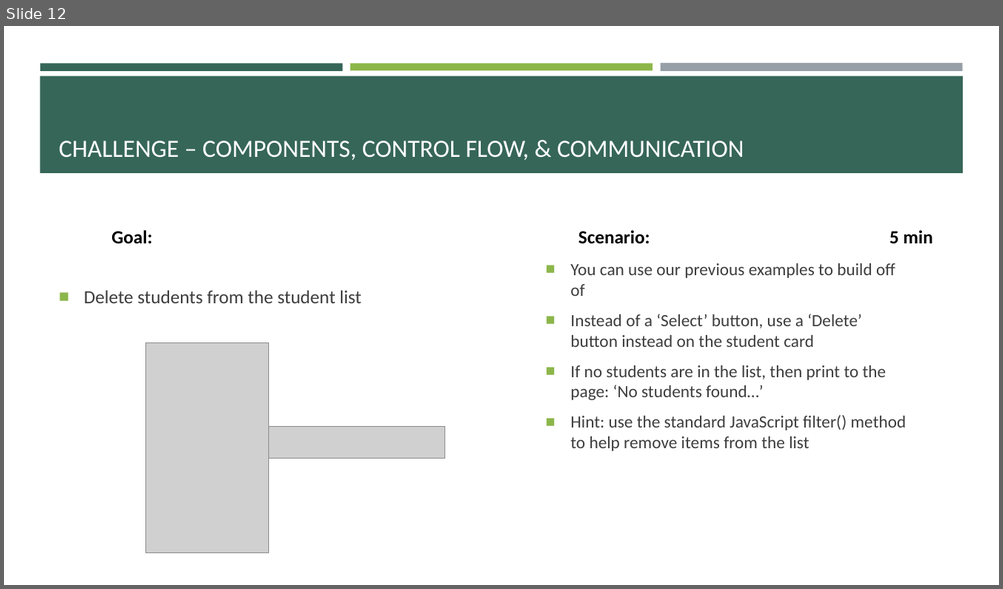
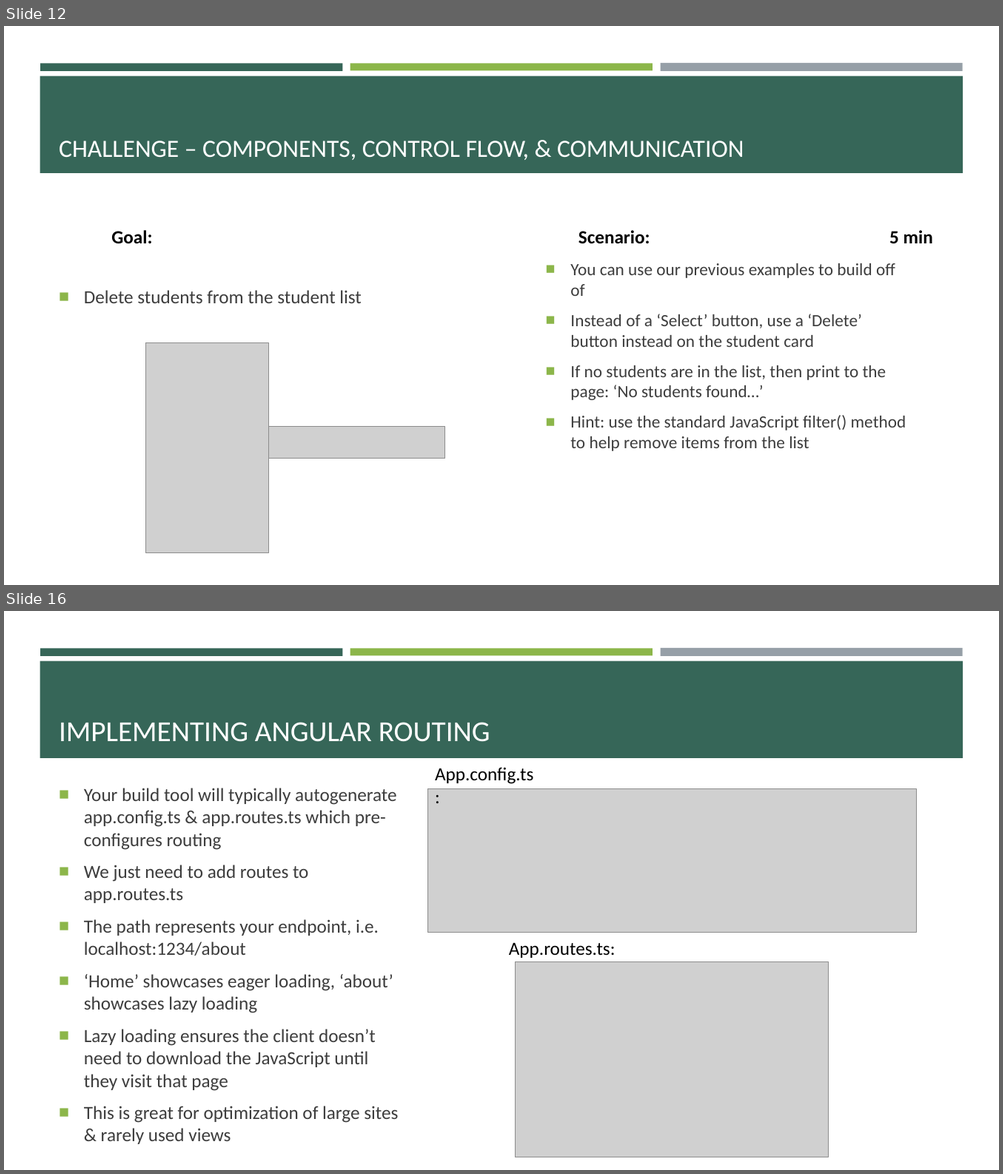
Before and after one commit to e-m-wilson/java-fs, a slide deck: Week_7/Angular.pptx. Shown one above the other, each under a label of ours: slide 12 before the commit, slides 12 and 16 after it; the slides between them are not shown. The pictures are 1003x589 and 1003x1174 pixels, drawn with LibreOffice and Linux fonts; fonts in the diff are those of the drawing; grey boxes stand for pictures. Boxes give left, top, right and bottom in pixels: in the first picture for what was removed or moved away, otherwise in the second. Text is boxed around its words. In the diff, an @@ line names an element or a change of style, - is before the commit and + after.

```diff
--- a/Week_7/Angular.pptx
+++ b/Week_7/Angular.pptx
@@ slide 16 added at [4,611,999,1170], background #FFFFFF; not listed: 4 template elements that a slide beside it also shows @@
@@ title added at [59,722,490,742], 28 pt, text #FFFFFF @@
+IMPLEMENTING ANGULAR ROUTING
@@ text added at [84,788,398,1145], 18 pt, text #3D3D3D @@
+■ Your build tool will typically autogenerate app.config.ts & app.routes.ts which pre-configures routing
+■ We just need to add routes to app.routes.ts
+■ The path represents your endpoint, i.e. localhost:1234/about
+■ ‘Home’ showcases eager loading, ‘about’ showcases lazy loading
+■ Lazy loading ensures the client doesn’t need to download the JavaScript until they visit that page
+■ This is great for optimization of large sites & rarely used views
@@ text added at [435,767,533,784], 18 pt, text #000000 @@
+App.config.ts:
@@ picture added at [428,789,916,933] @@
@@ text added at [509,943,615,958], 18 pt, text #000000 @@
+App.routes.ts:
@@ picture added at [515,963,828,1158] @@
```
Also in this commit, not shown: 2 slides changed, 7 other slides added.
